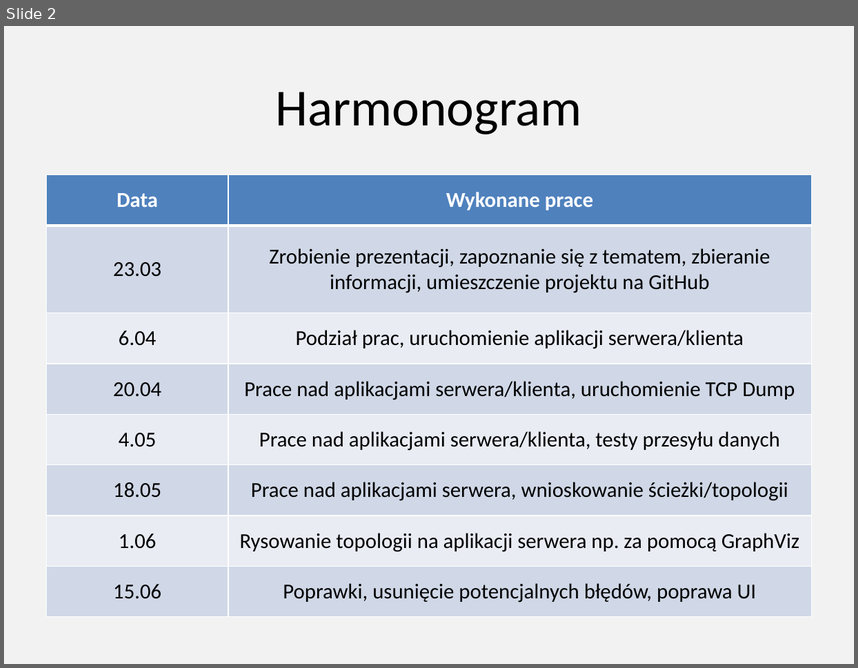
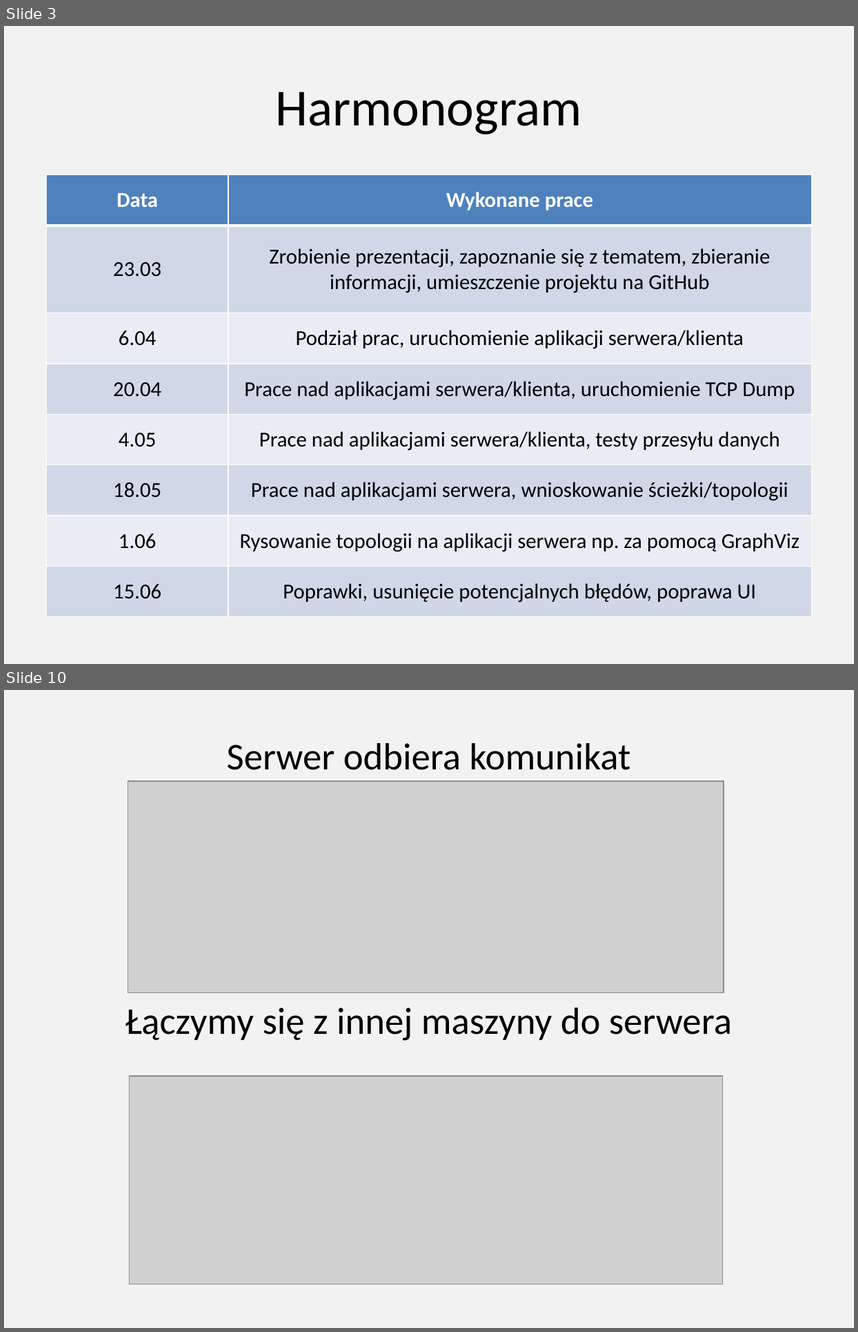
Before and after one commit to mateuszbyczkowski/Byczkowski_Dominiak_MonitorRuchuSieci, a slide deck: Byczkowski_Dominiak_Projekt_Podstawy_Teleinformatyki.pptx. Shown one above the other, each under a label of ours: slide 2 before the commit, slides 3 and 10 after it; the slides between them are not shown. The pictures are 858x668 and 858x1332 pixels, drawn with LibreOffice and Linux fonts; fonts in the diff are those of the drawing; grey boxes stand for pictures. Boxes give left, top, right and bottom in pixels: in the first picture for what was removed or moved away, otherwise in the second. Text is boxed around its words. In the diff, an @@ line names an element or a change of style, - is before the commit and + after.

```diff
--- a/Byczkowski_Dominiak_Projekt_Podstawy_Teleinformatyki.pptx
+++ b/Byczkowski_Dominiak_Projekt_Podstawy_Teleinformatyki.pptx
@@ slide 10 added at [4,690,854,1328], background #F2F2F2 @@
@@ text added at [125,743,732,1041], 32 pt, text #000000 @@
+Serwer odbiera komunikat
+Łączymy się z innej maszyny do serwera
@@ picture added at [128,781,724,993] @@
@@ picture added at [129,1076,722,1284] @@
@@ what was slide 2 is now slide 3 @@
```
Also in this commit, not shown: 2 slides changed, 7 other slides added.
